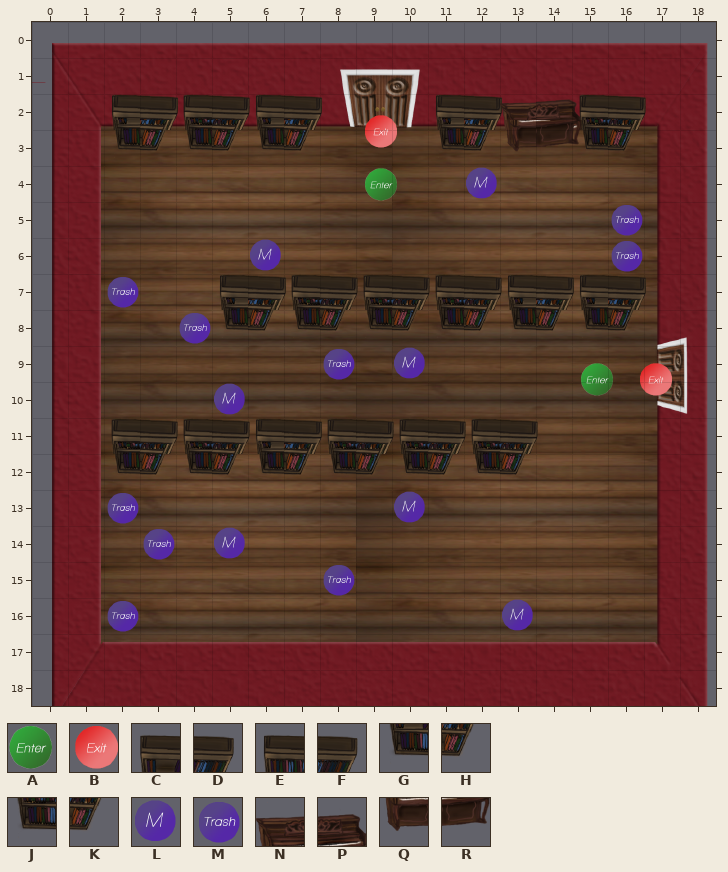
Tiled map: Tiled Maps/Library-Piano-Dirty.tmx. The picture above was drawn from the file before the commit.
Cells are 100x100 px. Shown: x 0..18, y 0..18.
Key: from "Enter_Exit": A 0, B 1; from "bookshelf_sheet": C 0, D 1, E 2, F 3, G 4, H 5, J 6, K 7; from "enemy_sheet_100x100tiles": L 0, M 3; from "piano": N 0, P 1, Q 2, R 3.
_ is an empty cell.
Objects are placed by their top-left corner, in cells (3,4 is the top-left corner of cell 3,4); size is 1x1 cell unless given.
Layers that did not change in this view are not listed.
Layer "Objects" before, first column x 0:
 0 ___________________
 1 ___________________
 2 __CDEFCD___CDNPEF__
 3 __GHJKGH___GHQRJK__
 4 ____________L______
 5 ___________________
 6 ______L____________
 7 _____CDEFEFEFCDCD__
 8 _____GHJKJKJKGHGH__
 9 ___________________
10 ___________________
11 __EFEFCDEFEFEF_____
12 __JKJKGHJKJKJK_____
13 ___________________
14 _____L_____________
15 ___________________
16 ___________________
17 ___________________
18 ___________________
Layer "Trash" before, first column x 0:
 0 ___________________
 1 ___________________
 2 ___________________
 3 ___________________
 4 ___________________
 5 ________________M__
 6 ________________M__
 7 __M________________
 8 ____M______________
 9 ________M__________
10 ___________________
11 ___________________
12 ___________________
13 __M________________
14 ___M_______________
15 ________M__________
16 __M________________
17 ___________________
18 ___________________
Objects on layer "Entrance_Exits" before:
B "toDining" at 9.1,2.6
A "fromDining" at 9.2,4
A "fromFoyer" at 15.2,9.4
B "toFoyer" at 16.8,9.4
And afterwards:
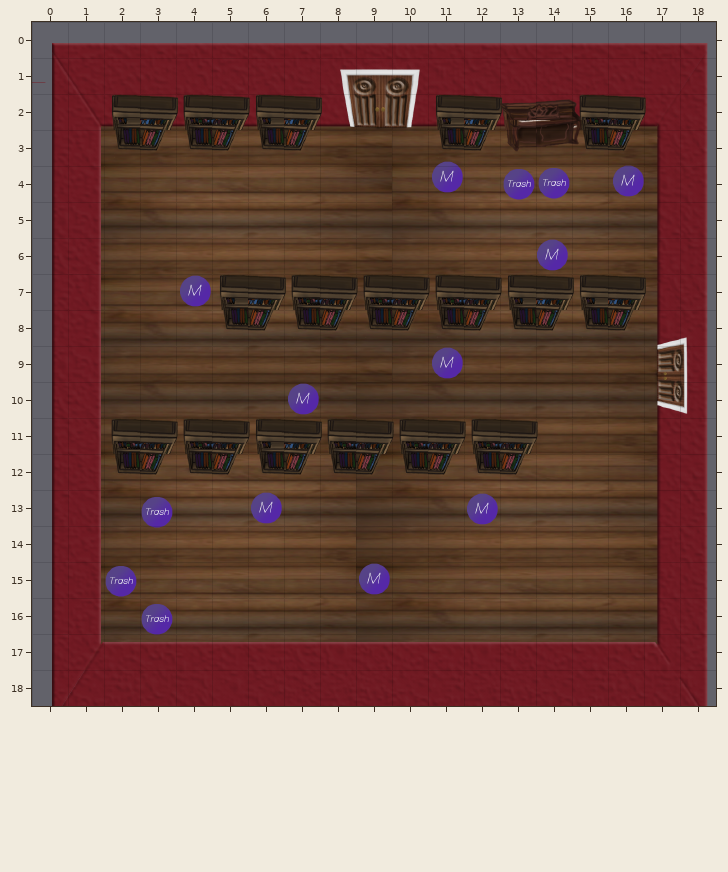
From the commit log: Maybe this library is right!
From old to new:
Layer "Objects" (removed):
y 4: x 12 L -> _
y 6: x 6 L -> _
y 14: x 5 L -> _
Layer "Mice":
y 9: x 10 L -> _
y 10: x 5 L -> _
y 13: x 10 L -> _
y 16: x 13 L -> _
Layer "Trash":
y 5..6: x 16 M -> _
y 7: x 2 M -> _
y 8: x 4 M -> _
y 9: x 8 M -> _
y 13: x 2 M -> _
y 14: x 3 M -> _
y 15: x 8 M -> _
y 16: x 2 M -> _
Layer "Entrance_Exits":
removed: B "toDining" at 9.1,2.6
removed: A "fromDining" at 9.2,4
removed: A "fromFoyer" at 15.2,9.4
removed: B "toFoyer" at 16.8,9.4
Layer "Mice #2" (added):
added: L at 11,3.8
added: L at 16.1,4
added: L at 14,6
added: L at 4.1,7
added: L at 11.1,9
added: L at 7.1,10
added: L at 6,13
added: L at 12,13.1
added: L at 9,15
Layer "Trash #2" (added):
added: M at 14,4
added: M at 13,4
added: M at 2.9,13.1
added: M at 1.9,15
added: M at 3,16.1
